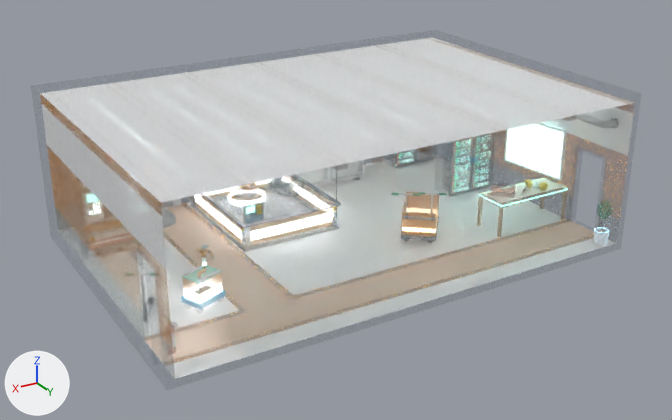
The FBX model Assets/Meshes/Room machining/Room_machining_003.fbx as it was, and as the next commit left it.
One viewpoint serves both versions: a 50 mm lens placed at (4.89, 14.36, 10.06), pointed at (-5.88, -3.61, 1.08). The axes (+X, +Y, +Z) are drawn at lower left. The lights are the same throughout. Where no turn or scale is listed for an object, it has been applied to the vertices. Vertices at the same position are counted once.

Objects in the first picture: 'Room_large_001.003'.
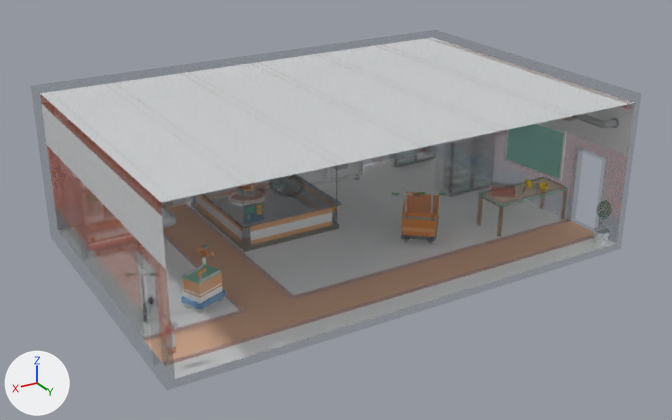
Location of each change, (x1, y1, x2, y2) in pixels of the pictures (672 x 420 px):
'Room_large_001.003', surface changed, shading changed (white to grey)
    both: (40, 38, 634, 379)

Diff of the bpy script that builds the scene:
```diff
--- a/Assets/Meshes/Room machining/Room_machining_003.fbx.py
+++ b/Assets/Meshes/Room machining/Room_machining_003.fbx.py
@@ img_tex_main_png @@
-img_tex_main_png = load_image('Tex_main.png', '../../Textures/Tex_main.png', 4000, 4000, 'Non-Color')
+img_tex_main_png = load_image('Tex_main.png', '../../Textures/Tex_main.png', 4000, 4000, 'sRGB')
@@ mat_tex_main @@
 n3 = _N.new('ShaderNodeTexImage'); n3.name = 'Image Texture.001'
-n3.image = img_tex_main_png
+n3.image = img_tex_main_png_001
 _L.new(n2.outputs[0], n0.inputs[0])  # 'Color' to 'Base Color'
@@ mat_tex_main_glow @@
 n0 = _N.new('ShaderNodeBsdfPrincipled'); n0.name = 'Principled BSDF'
-n0.inputs[28].default_value = 4.0  # 'Emission Strength'
 n1 = _N.new('ShaderNodeOutputMaterial'); n1.name = 'Material Output'
 n2 = _N.new('ShaderNodeTexImage'); n2.name = 'Image Texture'
-n2.image = img_tex_main_png_001
+n2.image = img_tex_main_png
 n3 = _N.new('ShaderNodeTexImage'); n3.name = 'Image Texture.001'
-n3.image = img_tex_main_png
-n4 = _N.new('ShaderNodeTexImage'); n4.name = 'Image Texture.002'
-n4.image = img_tex_main_png_001
+n3.image = img_tex_main_png_001
 _L.new(n2.outputs[0], n0.inputs[0])  # 'Color' to 'Base Color'
-_L.new(n3.outputs[0], n0.inputs[27])  # 'Color' to 'Emission Color'
-_L.new(n4.outputs[0], n0.inputs[4])  # 'Color' to 'Alpha'
 _L.new(n0.outputs[0], n1.inputs[0])  # 'BSDF' to 'Surface'
+_L.new(n3.outputs[0], n0.inputs[4])  # 'Color' to 'Alpha'
@@ me_cube_001 @@
 me_cube_001.from_pydata(...)  # 22381 vertices, 19458 faces; spans x -12.0..0.0, y -8.0..0.0, z 0.0..4.0
 # used by ob_room_large_001_003; location = (0.0, 0.0, 0.0)
+# me_cube_001 part 1: its shading normals changed
 me_cube_001.materials.append(mat_tex_main)
```
